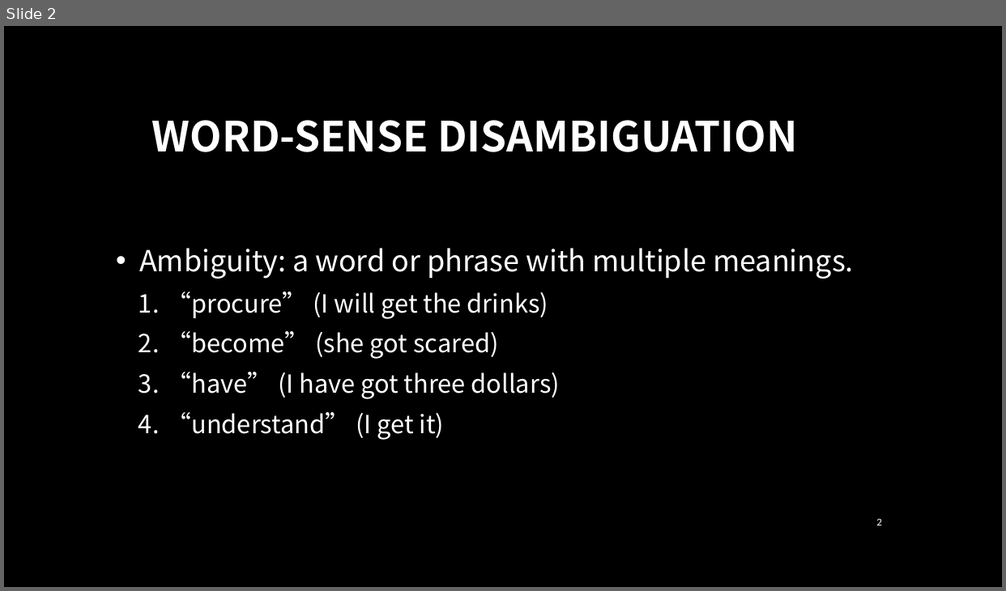
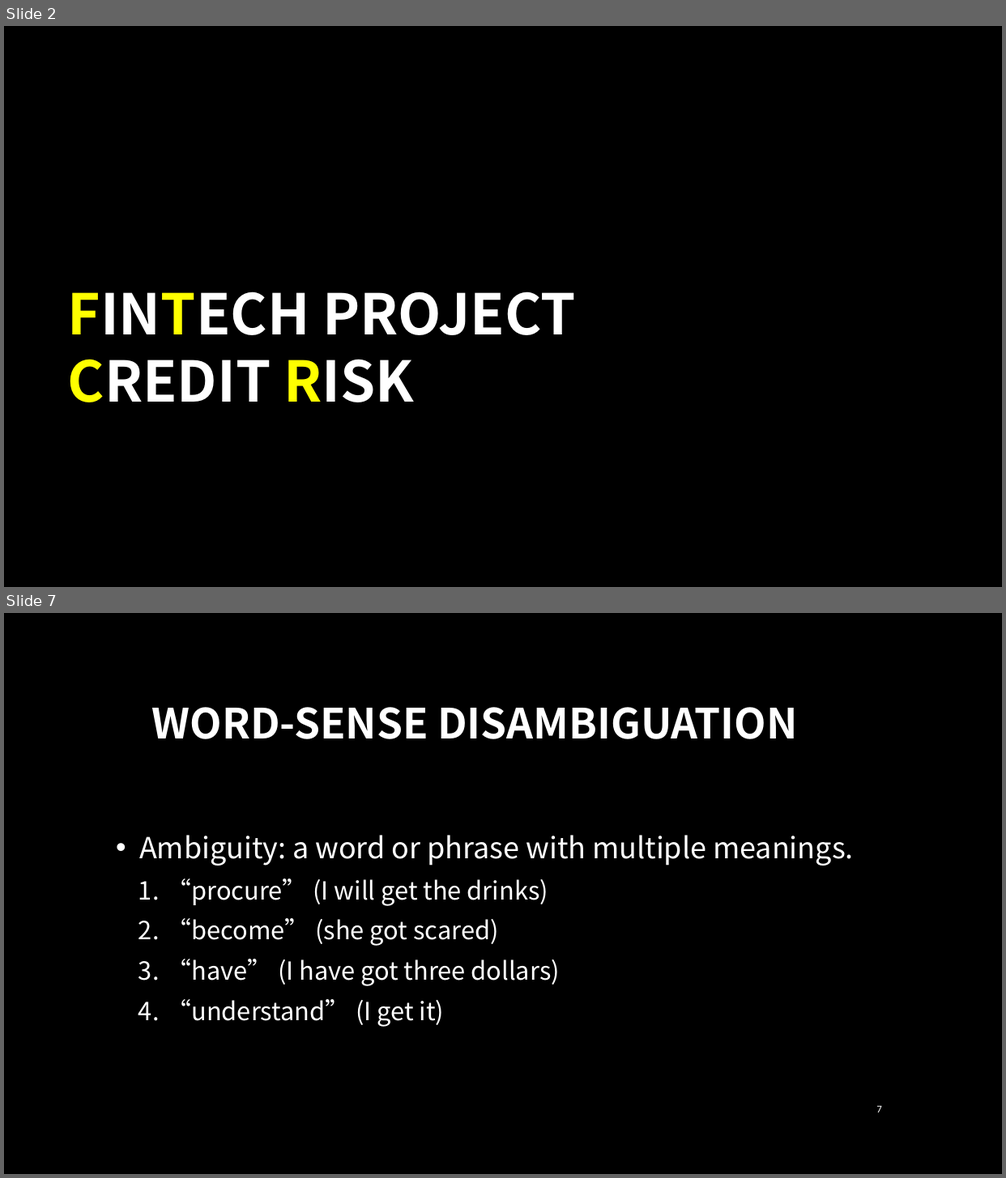
Before and after one commit to jiaweichang/biography, a slide deck: slides/Talks/Foundation of Natural Language Understanding.pptx. Shown one above the other, each under a label of ours: slide 2 before the commit, slides 2 and 7 after it; the slides between them are not shown. The pictures are 1006x591 and 1006x1178 pixels, drawn with LibreOffice and Linux fonts; fonts in the diff are those of the drawing; background and template pictures are left out. Boxes give left, top, right and bottom in pixels: in the first picture for what was removed or moved away, otherwise in the second. Text is boxed around its words. In the diff, an @@ line names an element or a change of style, - is before the commit and + after.

```diff
--- a/slides/Talks/Foundation of Natural Language Understanding.pptx
+++ b/slides/Talks/Foundation of Natural Language Understanding.pptx
@@ slide 2 added at box(4, 26, 1002, 587), background picture (left out) @@
@@ title added at box(68, 292, 576, 403), 54 pt, text #FFFFFF, bold @@
+FINTECH PROJECT
+CREDIT RISK
@@ what was slide 2 is now slide 7 @@
@@ page number at box(876, 1105, 881, 1113): text changed @@
-2
+7
```
Also in this commit, not shown: 5 slides changed, 12 other slides added, 2 slides removed.
